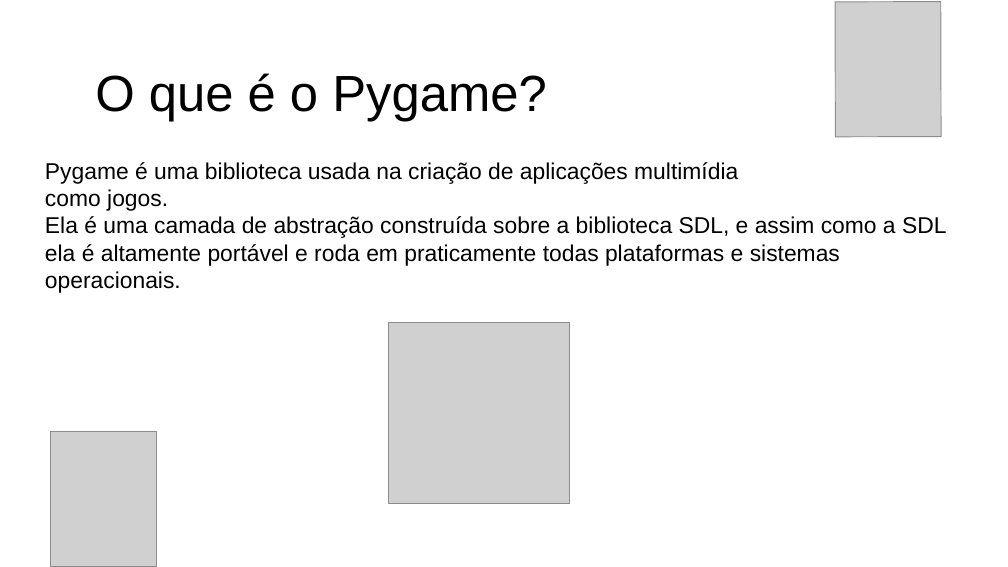
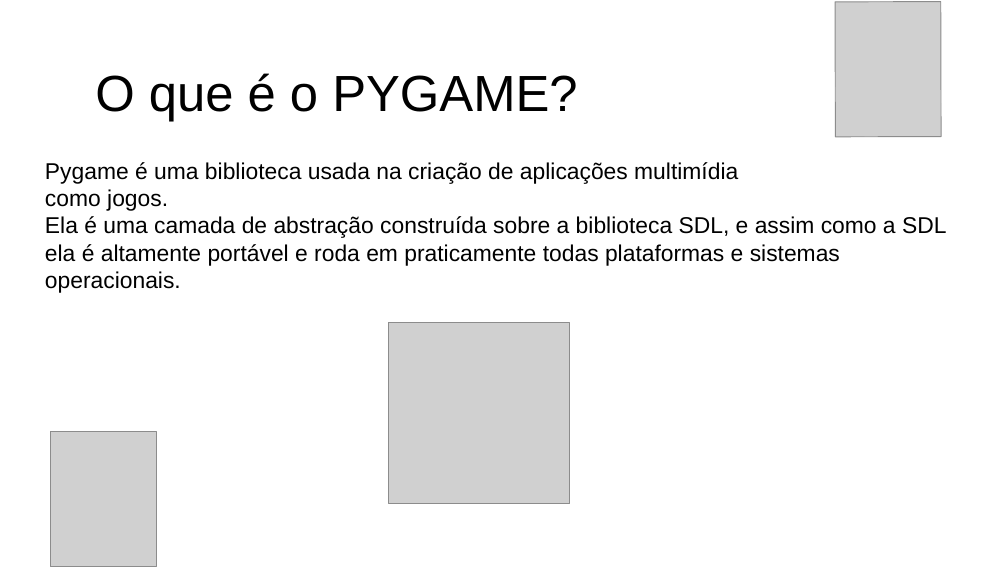
Before and after one commit to Victor7095/flappy-bird-pygame, a slide deck: slide 2 of slide_flappy_bird.pdf.odp. Drawn at 1008x567 pixels with LibreOffice and Linux fonts; fonts in the diff are those of the drawing; grey boxes stand for pictures. Boxes give left, top, right and bottom in pixels: in the first picture for what was removed or moved away, otherwise in the second. Text is boxed around its words. In the diff, an @@ line names an element or a change of style, - is before the commit and + after.

```diff
--- a/slide_flappy_bird.pdf.odp
+++ b/slide_flappy_bird.pdf.odp
@@ text at [95,73,577,122]: text changed @@
-O que é o Pygame?
+O que é o PYGAME?
```
Also in this commit, not shown: 6 slides added, 1 slide removed.
